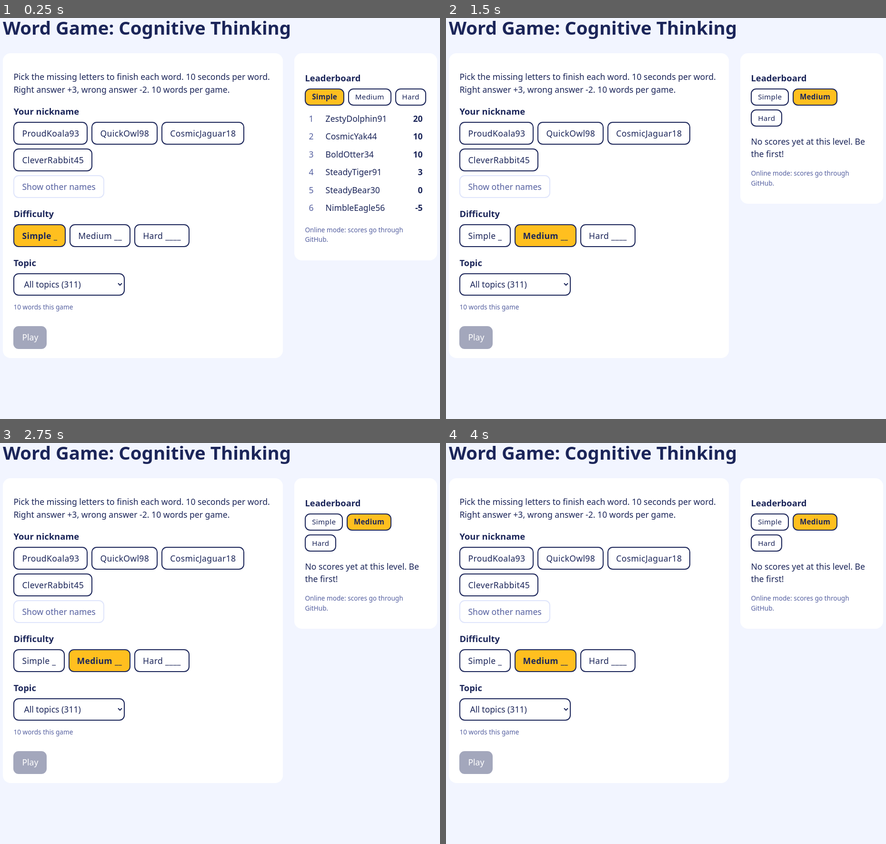
Above: before the commit, frames 1-4 (two rows, left to right).
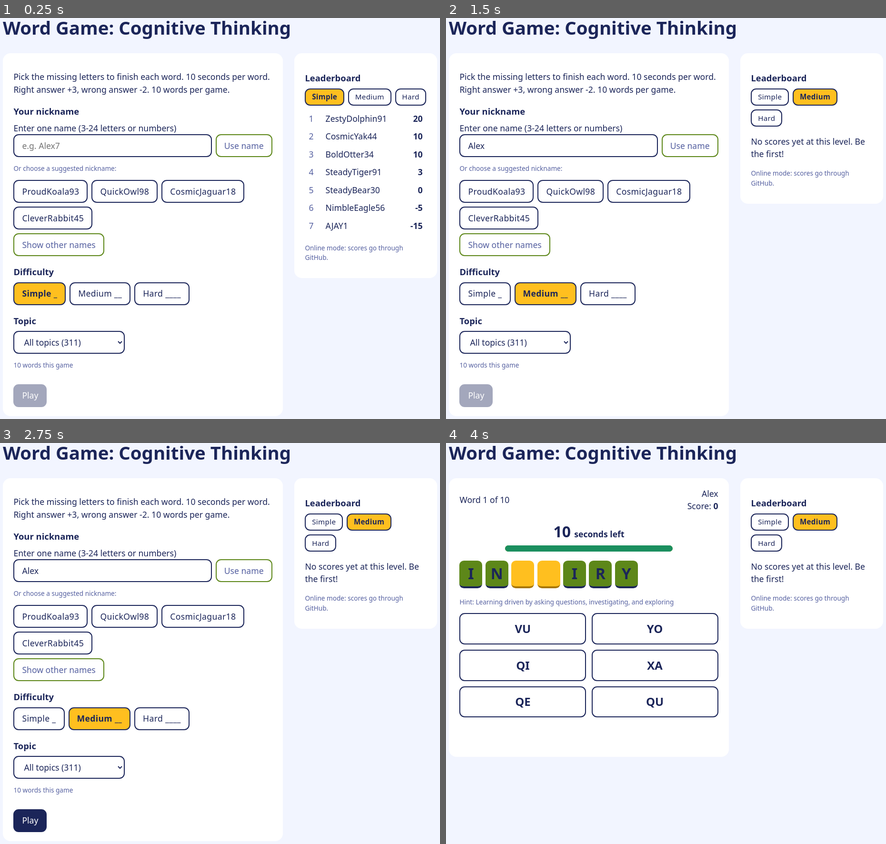
Above: after the commit, the same moments.

Repository: ajayyadavmit/Game_word
Game: browser game, page index.html
The game is run twice, just before and just after one commit, with the same random seed, the same clock (stepped at 60 frames per second) and the same inputs.
Inputs (mouse positions are in pixels of both pictures, inside the frame that each line leads up to):
- Up to frame 1 (0.25 s): no input
- Up to frame 2 (1.5 s): click (560, 146) at 0.27 s; type "Alex" at 0.27 s; click "Medium __" at 0.52 s; tap Space at 1.1 s
- Up to frame 3 (2.75 s): tap Space at 1.6, 2.1, 2.6 s; click (242, 571) at 2.02 s, where only the run after the commit has a clickable "Use name"
- Up to frame 4 (4 s): tap Space at 3.1, 3.6 s; click "Medium __" (after the commit: "Play") at 3.27 s

The runs differ from the first frame. In frame 1, 6.2% of the frame differs, in the area x 3-96%, y 25-98%; in frame 2, 6.1%; in frame 3, 6.1%; in frame 4, 7.8%, in the area x 3-62%, y 11-83%.

Commit message:
custom name & diagram

Diff:
--- a/game.js
+++ b/game.js
@@ -10,7 +10,7 @@
 const meaningCache = new Map();
 try { nick = localStorage.getItem("wg_nick") || ""; } catch (e) {}
 
-// ---------- guest nickname (suggested by the program, no free typing) ----------
+// ---------- guest nickname ----------
 function suggestNames() {
   const { adjectives: A, animals: N, suggestionsShown: k } = CFG.nicknames, s = new Set();
   for (let g = 0; s.size < k && g < 200; g++) s.add(A[rnd(A.length)] + N[rnd(N.length)] + (10 + rnd(90)));
@@ -27,6 +27,22 @@
     b.onclick = () => { nick = n; try { localStorage.setItem("wg_nick", n); } catch (e) {} markNick(); };
     box.appendChild(b);
   });
+  markNick();
+}
+
+function useCustomNick(event) {
+  event.preventDefault();
+  const input = $("custom-nick");
+  const name = input.value.trim();
+  const error = $("custom-nick-error");
+  if (!/^[A-Za-z0-9]{3,24}$/.test(name)) {
+    error.textContent = "Use one name with 3-24 letters or numbers and no spaces.";
+    input.focus();
+    return;
+  }
+  nick = name;
+  error.textContent = "";
+  try { localStorage.setItem("wg_nick", nick); } catch (e) {}
   markNick();
 }
 
@@ -280,6 +296,7 @@
 // ---------- start-up ----------
 async function init() {
   $("play").onclick = start;
+  $("custom-nick-form").onsubmit = useCustomNick;
   $("pronounce").onclick = () => {
     if (!("speechSynthesis" in window) || !("SpeechSynthesisUtterance" in window)) return;
     const utterance = new SpeechSynthesisUtterance($("vocab-word").textContent);
--- a/index.html
+++ b/index.html
@@ -1,79 +1,121 @@
 <!doctype html>
 <html lang="en">
-<head>
-<meta charset="utf-8">
-<meta name="viewport" content="width=device-width,initial-scale=1">
-<title>Word Fix</title>
-<link rel="stylesheet" href="style.css">
-</head>
-<body>
-<main>
-  <h1 id="title">Word Fix</h1>
+  <head>
+    <meta charset="utf-8" />
+    <meta name="viewport" content="width=device-width,initial-scale=1" />
+    <title>Word Fix</title>
+    <link rel="stylesheet" href="style.css" />
+  </head>
+  <body>
+    <main>
+      <h1 id="title">Word Fix</h1>
 
-  <div id="stage">
-    <p id="error" class="error" hidden></p>
+      <div id="stage">
+        <p id="error" class="error" hidden></p>
 
-    <section id="home">
-      <p id="rules"></p>
-      <h2>Your nickname</h2>
-      <div id="nicks" class="chips"></div>
-      <button id="reroll" type="button" class="ghost">Show other names</button>
-      <h2>Difficulty</h2>
-      <div id="levels" class="chips"></div>
-      <h2>Topic</h2>
-      <select id="domain" aria-label="Topic"></select>
-      <p id="playinfo" class="small"></p>
-      <button id="play" type="button" class="primary" disabled>Play</button>
-    </section>
+        <section id="home">
+          <p id="rules"></p>
+          <h2>Your nickname</h2>
+          <form id="custom-nick-form" novalidate>
+            <label for="custom-nick"
+              >Enter one name (3-24 letters or numbers)</label
+            >
+            <div class="nickname-entry">
+              <input
+                id="custom-nick"
+                type="text"
+                maxlength="24"
+                autocomplete="nickname"
+                placeholder="e.g. Alex7"
+                aria-describedby="custom-nick-error"
+              />
+              <button type="submit" class="ghost">Use name</button>
+            </div>
+            <p id="custom-nick-error" class="small" aria-live="polite"></p>
+          </form>
+          <p class="small">Or choose a suggested nickname:</p>
+          <div id="nicks" class="chips"></div>
+          <button id="reroll" type="button" class="ghost">
+            Show other names
+          </button>
+          <h2>Difficulty</h2>
+          <div id="levels" class="chips"></div>
+          <h2>Topic</h2>
+          <select id="domain" aria-label="Topic"></select>
+          <p id="playinfo" class="small"></p>
+          <button id="play" type="button" class="primary" disabled>Play</button>
+        </section>
 
-    <section id="game" hidden>
-      <div class="bar">
-        <span id="round"></span>
-        <button id="next" type="button" class="primary next-action" hidden>Next word</button>
-        <span id="score-label"><span id="player-nick"></span>Score: <b id="score">0</b></span>
+        <section id="game" hidden>
+          <div class="bar">
+            <span id="round"></span>
+            <button id="next" type="button" class="primary next-action" hidden>
+              Next word
+            </button>
+            <span id="score-label"
+              ><span id="player-nick"></span>Score: <b id="score">0</b></span
+            >
+          </div>
+          <div id="timer-wrap" class="timer-wrap" role="timer" aria-live="off">
+            <div class="timer-label">
+              <span id="timer" class="timer">30</span
+              ><span id="timer-unit">seconds left</span>
+            </div>
+            <div class="timer-track" aria-hidden="true">
+              <div id="timer-bar" class="timer-bar"></div>
+            </div>
+          </div>
+          <div id="tiles" class="tiles"></div>
+          <p id="hint" class="small"></p>
+          <div id="opts" class="opts"></div>
+          <p id="msg" class="msg" aria-live="polite"></p>
+          <section
+            id="vocabulary"
+            class="vocabulary"
+            aria-labelledby="vocabulary-title"
+            aria-live="polite"
+            hidden
+          >
+            <div class="vocab-heading">
+              <div>
+                <h2 id="vocabulary-title">Vocabulary</h2>
+                <p id="vocab-word" class="vocab-word"></p>
+              </div>
+              <button
+                id="pronounce"
+                type="button"
+                class="speak"
+                aria-label="Listen to pronunciation"
+              >
+                <span aria-hidden="true">🔊</span><span>Listen</span>
+              </button>
+            </div>
+            <p><strong>Meaning:</strong> <span id="vocab-meaning"></span></p>
+            <p id="meaning-source" class="small"></p>
+            <p id="pronunciation-info" class="small"></p>
+          </section>
+        </section>
+
+        <section id="end" hidden>
+          <h2>Your score</h2>
+          <p class="big" id="final"></p>
+          <p id="summary"></p>
+          <p id="submitmsg"></p>
+          <button id="submit" type="button" class="primary" hidden>
+            Send score to leaderboard
+          </button>
+          <button id="again" type="button" class="ghost">Play again</button>
+        </section>
       </div>
-      <div id="timer-wrap" class="timer-wrap" role="timer" aria-live="off">
-        <div class="timer-label"><span id="timer" class="timer">30</span><span id="timer-unit">seconds left</span></div>
-        <div class="timer-track" aria-hidden="true"><div id="timer-bar" class="timer-bar"></div></div>
-      </div>
-      <div id="tiles" class="tiles"></div>
-      <p id="hint" class="small"></p>
-      <div id="opts" class="opts"></div>
-      <p id="msg" class="msg" aria-live="polite"></p>
-      <section id="vocabulary" class="vocabulary" aria-labelledby="vocabulary-title" aria-live="polite" hidden>
-        <div class="vocab-heading">
-          <div>
-            <h2 id="vocabulary-title">Vocabulary</h2>
-            <p id="vocab-word" class="vocab-word"></p>
-          </div>
-          <button id="pronounce" type="button" class="speak" aria-label="Listen to pronunciation">
-            <span aria-hidden="true">🔊</span><span>Listen</span>
-          </button>
-        </div>
-        <p><strong>Meaning:</strong> <span id="vocab-meaning"></span></p>
-        <p id="meaning-source" class="small"></p>
-        <p id="pronunciation-info" class="small"></p>
-      </section>
-    </section>
 
-    <section id="end" hidden>
-      <h2>Your score</h2>
-      <p class="big" id="final"></p>
-      <p id="summary"></p>
-      <p id="submitmsg"></p>
-      <button id="submit" type="button" class="primary" hidden>Send score to leaderboard</button>
-      <button id="again" type="button" class="ghost">Play again</button>
-    </section>
-  </div>
-
-  <aside>
-    <h2>Leaderboard</h2>
-    <div id="tabs" class="chips"></div>
-    <ol id="rows"></ol>
-    <p id="boardmsg"></p>
-    <p id="modeinfo" class="small"></p>
-  </aside>
-</main>
-<script src="game.js"></script>
-</body>
+      <aside>
+        <h2>Leaderboard</h2>
+        <div id="tabs" class="chips"></div>
+        <ol id="rows"></ol>
+        <p id="boardmsg"></p>
+        <p id="modeinfo" class="small"></p>
+      </aside>
+    </main>
+    <script src="game.js"></script>
+  </body>
 </html>
--- a/leaderboard.json
+++ b/leaderboard.json
@@ -47,6 +47,14 @@
    "plays": 1,
    "domain": "fruits",
    "updated": "2026-11-23"
+  },
+  {
+   "nick": "AJAY1",
+   "difficulty": "simple",
+   "best": -15,
+   "plays": 1,
+   "domain": "all",
+   "updated": "2026-11-24"
   }
  ],
  "processedIssues": [
--- a/style.css
+++ b/style.css
@@ -1,5 +1,5 @@
 @import url("https://fonts.googleapis.com/css2?family=Fredoka:wght@400;600;700&display=swap");
-:root{--ink:#1b2559;--paper:#f2f5ff;--card:#fff;--sun:#ffbf1f;--good:#1b8f5f;--bad:#cc3b3b;--soft:#dfe5fb;--mid:#5560a0}
+:root{--ink:#1b2559;--paper:#f2f5ff;--card:#fff;--sun:#ffbf1f;--good:#1b8f5f;--bad:#cc3b3b;--soft:#5d8719;--mid:#5560a0}
 *{box-sizing:border-box}
 body{margin:0;background:var(--paper);color:var(--ink);font:400 1.1rem/1.5 Fredoka,ui-rounded,system-ui,sans-serif}
 main{max-width:960px;margin:0 auto;padding:1.5rem;display:grid;gap:1.5rem;grid-template-columns:1fr}
@@ -7,13 +7,17 @@
 h1{grid-column:1/-1;margin:0;font-size:2.4rem;font-weight:700}
 h2{font-size:1.15rem;margin:1.2rem 0 .5rem}
 #stage,aside{background:var(--card);border-radius:1rem;padding:1.2rem 1.4rem}
-button,select{font:inherit;color:inherit;border-radius:.7rem;border:2px solid var(--ink);background:var(--card);padding:.55rem 1rem;cursor:pointer}
-button:focus-visible,select:focus-visible{outline:3px solid var(--sun);outline-offset:2px}
+button,select,input{font:inherit;color:inherit;border-radius:.7rem;border:2px solid var(--ink);background:var(--card);padding:.55rem 1rem}
+button,select{cursor:pointer}
+button:focus-visible,select:focus-visible,input:focus-visible{outline:3px solid var(--sun);outline-offset:2px}
 button:disabled{cursor:default}
 .primary{background:var(--ink);color:#fff;margin-top:1rem}
 .primary:disabled{opacity:.4}
 .ghost{border-color:var(--soft);color:var(--mid)}
 .chips{display:flex;flex-wrap:wrap;gap:.5rem;margin-bottom:.5rem}
+.nickname-entry{display:flex;flex-wrap:wrap;gap:.5rem}
+.nickname-entry input{min-width:0;flex:1}
+.nickname-entry button{white-space:nowrap}
 .chip.on{background:var(--sun);border-color:var(--ink);font-weight:600}
 .bar{display:grid;grid-template-columns:minmax(0,1fr) auto minmax(0,1fr);align-items:center;gap:.5rem}
 #round{grid-column:1;min-width:0}
Not shown, changed: run.log
